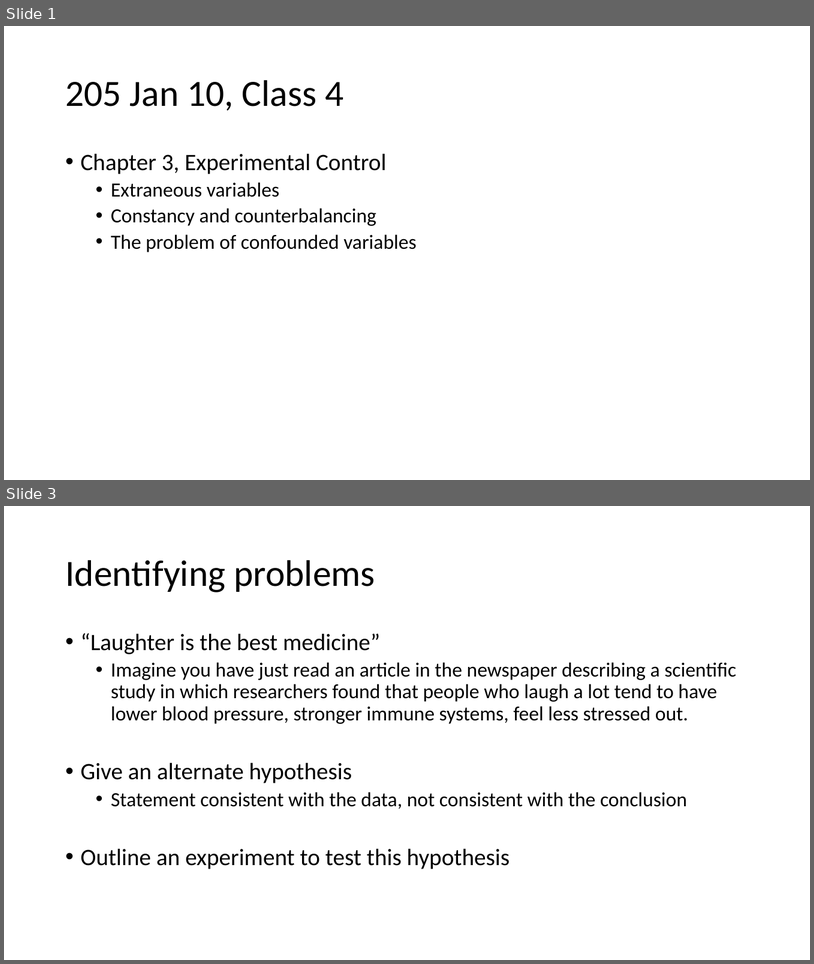
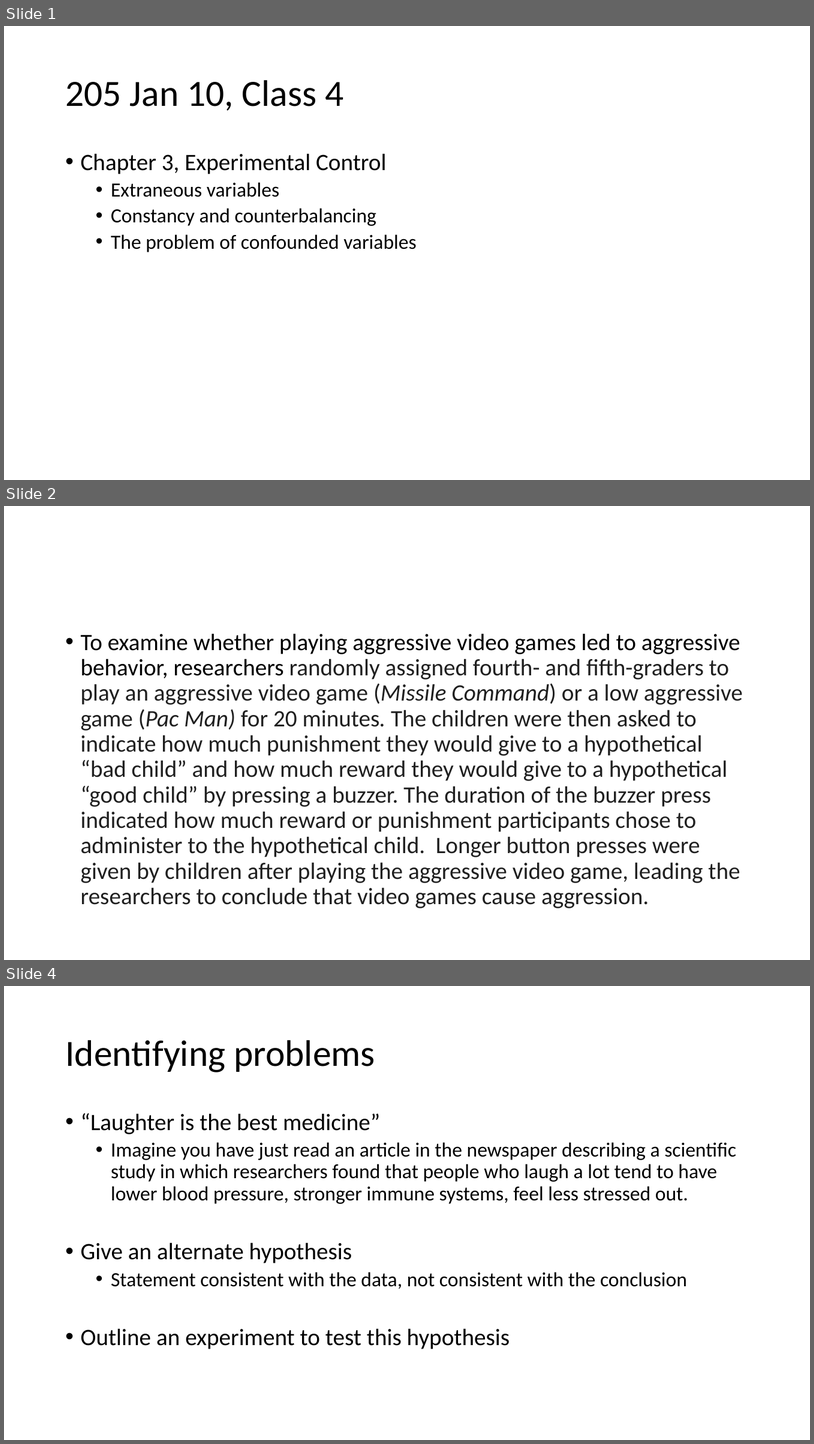
Before and after one commit to preber/Research-Methods, a slide deck: Class Slides 2024/Class 4.pptx. Shown one above the other, each under a label of ours: slides 1 and 3 before the commit, slides 1, 2 and 4 after it; the slides between them are not shown. The pictures are 814x964 and 814x1444 pixels, drawn with LibreOffice and Linux fonts; fonts in the diff are those of the drawing. Boxes give left, top, right and bottom in pixels: in the first picture for what was removed or moved away, otherwise in the second. Text is boxed around its words. In the diff, an @@ line names an element or a change of style, - is before the commit and + after.

```diff
--- a/Class Slides 2024/Class 4.pptx
+++ b/Class Slides 2024/Class 4.pptx
@@ slide 2 added at box(4, 506, 810, 960), background #FFFFFF @@
@@ text added at box(81, 633, 743, 908), 28 pt, text #1F1F1F @@
+• To examine whether playing aggressive video games led to aggressive behavior, researchers randomly assigned fourth- and fifth-graders to play an aggressive video game (Missile Command) or a low aggressive game (Pac Man) for 20 minutes. The children were then asked to indicate how much punishment they would give to a hypothetical “bad child” and how much reward they would give to a hypothetical “good child” by pressing a buzzer. The duration of the buzzer press indicated how much reward or punishment participants chose to administer to the hypothetical child. Longer button presses were given by children after playing the aggressive video game, leading the researchers to conclude that video games cause aggression.
@@ what was slide 3 is now slide 4 @@
```
Also in this commit, not shown: 1 other slide added, 2 slides removed, 5 other files.
